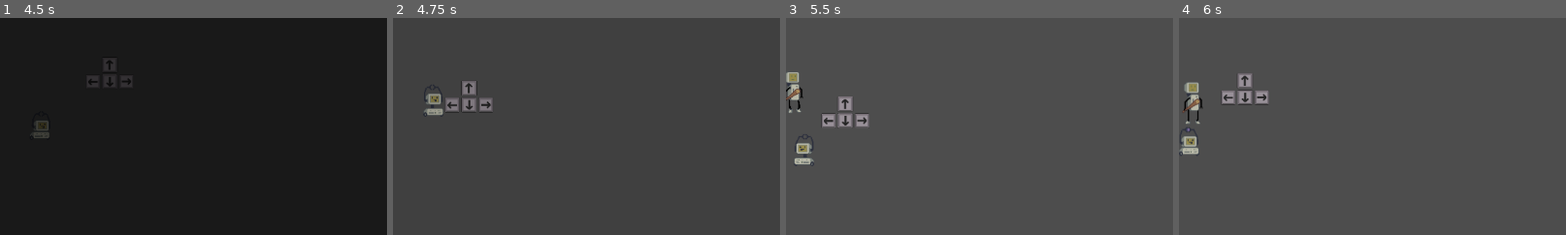
Above: before the commit, frames 1-4 (left to right).
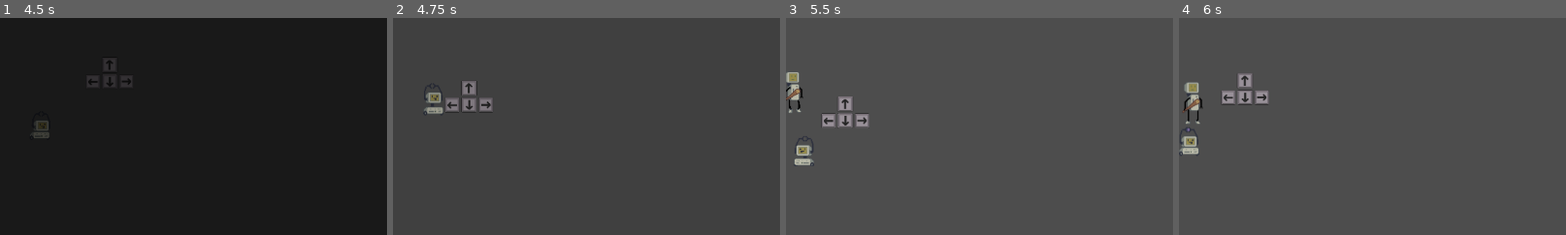
Above: after the commit, the same moments.

Repository: Zadcry/GameJam2026
Game: Godot game, scene res://menus/initial_menu/menuI.tscn
The game is run twice, just before and just after one commit, with the same random seed, the same clock (stepped at 60 frames per second) and the same inputs. The engine's default icon, where the game draws it, is replaced by a stand-in: a white triangle on a blue panel in a dark square.
Inputs (mouse positions are % of the whole screen's width and height, from its top left):
- Up to frame 1 (4.5 s): tap Enter (p2_hit) at 0.5, 2.85 s; hold D (p1_move_right) 0.53-1.25 s; hold E (p1_shoot) 0.53-1.25 s; tap W (p1_move_up) at 0.77, 2.27, 3.77 s; click (50, 56) at 1.25 s; hold D (p1_move_right) 2.03-2.78 s; tap E (p1_shoot) at 2.1, 3.8 s; hold A (p1_move_left) 2.78-3.53 s; hold E (p1_shoot) 2.78-3.53 s; hold D (p1_move_right) from 3.53 s (still down); tap Left (p2_move_left) at 3.6 s; tap Space at 4.25 s; hold Right (p2_move_right) from 4.28 s (still down)
- Up to frame 2 (4.75 s): keep holding D (p1_move_right); keep holding Right (p2_move_right); tap W (p1_move_up) at 4.52 s; tap E (p1_shoot) at 4.55 s
- Up to frame 3 (5.5 s): release D (p1_move_right) at 5.03 s; release Right (p2_move_right) at 5.03 s; hold A (p1_move_left) from 5.03 s (still down); tap Up (p2_move_up) at 5.1 s; tap W (p1_move_up) at 5.27 s; tap E (p1_shoot) at 5.3 s
- Up to frame 4 (6 s): release A (p1_move_left) at 5.78 s; hold D (p1_move_right) from 5.78 s (still down); hold E (p1_shoot) from 5.78 s (still down)
The pictures show only the part of the screen within x 48-98%, y 49-99%; the shares and areas given below are measured in that part.

Frame 1 is identical in both runs. In frame 2, 0.2% of the frame differs, in the area x 8-14%, y 33-46%; in frame 3, 0.3%, in the area x 2-8%, y 53-68%; in frame 4, nothing differs.

Commit message:
Fix(Mitch): Mitch can no longer throw while jumping

Diff:
--- /dev/null
+++ b/scenes/ParallaxBackground.tscn
@@ -0,0 +1,18 @@
+[gd_scene load_steps=2 format=3 uid="uid://d0p6nvdcfklsm"]
+
+[ext_resource type="Script" uid="uid://bh7bxdg85rilr" path="res://scripts/parallax_background.gd" id="1_d04nq"]
+
+[node name="ParallaxBackground" type="ParallaxBackground"]
+script = ExtResource("1_d04nq")
+
+[node name="CapaLejana" type="ParallaxLayer" parent="."]
+
+[node name="Fondo" type="Sprite2D" parent="CapaLejana"]
+
+[node name="CapaMedia" type="ParallaxLayer" parent="."]
+
+[node name="Medio" type="Sprite2D" parent="CapaMedia"]
+
+[node name="CapaFrontal" type="ParallaxLayer" parent="."]
+
+[node name="Frente" type="Sprite2D" parent="CapaFrontal"]
--- a/scenes/Player2.tscn
+++ b/scenes/Player2.tscn
@@ -2537,6 +2537,7 @@
 shape = SubResource("RectangleShape2D_3o6np")
 
 [node name="MeleeArea" type="Area2D" parent="."]
+collision_layer = 2
 
 [node name="HitRight" type="CollisionShape2D" parent="MeleeArea"]
 position = Vector2(23, -12)
--- a/scripts/main.gd
+++ b/scripts/main.gd
@@ -27,8 +27,8 @@
 	var midpoint = (player1.global_position + player2.global_position) / 2.0
 	var half_w = get_viewport().get_visible_rect().size.x / 2.0
 	var half_h = get_viewport().get_visible_rect().size.y / 2.0
-	Global.oxido_mitch = 0
-	Global.vida_crusty = 6
+	#Global.oxido_mitch = 0
+	#Global.vida_crusty = 6
 
 func _on_proyectil_golpeado() -> void:
 	if not tutorial_activo:
--- /dev/null
+++ b/scripts/parallax_background.gd
@@ -0,0 +1,13 @@
+extends ParallaxBackground
+
+@export var tex_lejana: Texture2D
+@export var tex_media: Texture2D
+@export var tex_frontal: Texture2D
+
+func _ready() -> void:
+	if tex_lejana:
+		$CapaLejana/Fondo.texture = tex_lejana
+	if tex_media:
+		$CapaMedia/Medio.texture = tex_media
+	if tex_frontal:
+		$CapaFrontal/Frente.texture = tex_frontal
--- a/scripts/player1.gd
+++ b/scripts/player1.gd
@@ -1,10 +1,13 @@
 extends CharacterBody2D
+
 const GRAVITY = 800.0
 const JUMP_FORCE = -400.0
 const MIN_POWER = 150.0
 const MAX_POWER = 800.0
 const CHARGE_RATE = 500.0
+
 @export var projectile_scene: PackedScene
+
 var SPEED = 200.0
 var can_shoot := true
 var facing := 1.0
@@ -14,6 +17,7 @@
 var estado_actual := ""
 var moving := false
 var disparando := false
+var en_knockback := false
 
 func _physics_process(delta: float) -> void:
 	if $RayArriba.is_colliding():
@@ -21,8 +25,10 @@
 
 	if not is_on_floor():
 		velocity.y += GRAVITY * delta
+
 	moving = false
-	if not locked:
+
+	if not locked and not en_knockback:
 		var direction := 0.0
 		if Input.is_action_pressed("p1_move_right"):
 			direction += 1.0
@@ -47,15 +53,24 @@
 				charging = false
 				charge = 0.0
 				estado_actual = ""
-	else:
+	elif locked:
 		velocity.x = 0.0
-	if Input.is_action_pressed("p1_shoot") and can_shoot:
+
+	if not is_on_floor():
+		if charging:
+			charging = false
+			charge = 0.0
+			estado_actual = ""
+	elif Input.is_action_pressed("p1_shoot") and can_shoot:
 		charging = true
 		charge = min(charge + CHARGE_RATE * delta, MAX_POWER)
-	if Input.is_action_just_released("p1_shoot") and can_shoot and charging:
+
+	if Input.is_action_just_released("p1_shoot") and can_shoot and charging and is_on_floor():
 		_shoot()
 	move_and_slide()
+
 	$animation.flip_h = facing == -1.0
+
 	var nivel = Global.oxido_mitch
 	if charging:
 		var anim_atk := ""
@@ -120,9 +135,20 @@
 		SPEED = 200.0 * 0.7
 
 func recibir_dano(knockback_dir: float) -> void:
+	if en_knockback:
+		return
 	Global.oxido_mitch += randf_range(1.0, 2.0)
 	aplicar_oxido()
+	_flash_dano()
+	en_knockback = true
 	velocity.x = knockback_dir * 300.0
+	await get_tree().create_timer(0.5).timeout
+	en_knockback = false
+
+func _flash_dano() -> void:
+	$animation.modulate = Color(1, 0, 0)
+	await get_tree().create_timer(0.5).timeout
+	$animation.modulate = Color(1, 1, 1)
 
 func lock_movement(forced_facing: float = 0.0) -> void:
 	locked = true
--- a/scripts/player2.gd
+++ b/scripts/player2.gd
@@ -1,15 +1,20 @@
 extends CharacterBody2D
+
 @onready var brazo_izq := $Body/BrazoIzq
 @onready var pierna_izq := $Body/PiernaIzq
+
 signal proyectil_golpeado
+
 const GRAVITY = 800.0
 const JUMP_FORCE = -400.0
+
 var SPEED = 200.0
 var facing := 1.0
 var locked := false
 var estado_actual := ""
 var atacando := false
 var puede_atacar := true
+var en_knockback := false
 
 func _physics_process(delta: float) -> void:
 	$Body/Torso.flip_h = facing == -1.0
@@ -18,17 +23,16 @@
 	$Body/BrazoIzq.flip_h = facing == -1.0
 	$Body/PiernaDer.flip_h = facing == -1.0
 	$Body/PiernaIzq.flip_h = facing == -1.0
+
 	if $RayArriba.is_colliding():
 		velocity.x = 150.0 * facing
-	var p1 = get_tree().get_first_node_in_group("player1")
-	if p1:
-		var dist = global_position.distance_to(p1.global_position)
-		if dist < 40.0:
-			p1.recibir_dano(-p1.facing)
+
 	if not is_on_floor():
 		velocity.y += GRAVITY * delta
+
 	var moving := false
-	if not locked:
+
+	if not locked and not en_knockback:
 		var direction := 0.0
 		if Input.is_action_pressed("p2_move_right"):
 			direction += 1.0
@@ -41,13 +45,25 @@
 		velocity.x = direction * SPEED
 		if Input.is_action_just_pressed("p2_move_up") and is_on_floor() and not $RayArriba.is_colliding():
 			velocity.y = JUMP_FORCE
-	else:
+	elif locked:
 		velocity.x = 0.0
+
 	if Input.is_action_just_pressed("p2_hit") and puede_atacar:
 		_melee_attack()
+
 	$MeleeArea/HitRight.disabled = facing != 1.0
 	$MeleeArea/HitLeft.disabled = facing != -1.0
+
+	if not Global.es_tutorial:
+		var mitch = get_tree().get_first_node_in_group("player1")
+		if mitch:
+			var dist = global_position.distance_to(mitch.global_position)
+			if dist < 40.0 and not mitch.en_knockback:
+				var knockback_dir = sign(mitch.global_position.x - global_position.x)
+				mitch.recibir_dano(knockback_dir)
+
 	move_and_slide()
+
 	if not atacando:
 		var nuevo_estado := ""
 		var en_aire = not is_on_floor()
@@ -133,6 +149,10 @@
 	puede_atacar = false
 	atacando = true
 	estado_actual = ""
+	print("HitRight disabled: ", $MeleeArea/HitRight.disabled)
+	print("HitLeft disabled: ", $MeleeArea/HitLeft.disabled)
+	print("facing: ", facing)
+	print("monitoring antes: ", $MeleeArea.monitoring)
 	var anim := ""
 	if not is_on_floor() and not Global.es_tutorial:
 		anim = "atk_jump"
@@ -148,6 +168,7 @@
 	$Body/PiernaDer.play(anim)
 	$Body/PiernaIzq.play(anim)
 	$MeleeArea.monitoring = true
+	print("monitoring después: ", $MeleeArea.monitoring)
 	await get_tree().create_timer(0.5).timeout
 	$MeleeArea.monitoring = false
 	$Body.position.y += 15.0
@@ -160,13 +181,40 @@
 	pierna_izq.visible = Global.vida_crusty > 2
 
 func _on_melee_hit(area: Area2D) -> void:
+	print("area detectada: ", area.name)
 	if area.name == "HitArea":
-		print("golpeado")
 		emit_signal("proyectil_golpeado")
 		var proj = area.get_parent()
 		var speed = abs(proj.direction.x)
 		proj.hit_redirect(Vector2(-proj.direction.x, -speed * 1.732).normalized() * speed * 1.2)
 	elif area.name == "HurtBox":
-		var dano = randf_range(5.0, 7.0)
-		Global.oxido_mitch += dano
-		get_tree().get_first_node_in_group("player1").aplicar_oxido()
+		if Global.es_tutorial:
+			return
+		var mitch = get_tree().get_first_node_in_group("player1")
+		var knockback_dir = sign(mitch.global_position.x - global_position.x)
+		mitch.recibir_dano(knockback_dir)
+
+func _on_mitch_hurtbox_entered(area: Area2D) -> void:
+	if area.get_parent().name == "Player2":
+		var mitch = get_tree().get_first_node_in_group("player1")
+		var knockback_dir = sign(mitch.global_position.x - global_position.x)
+		mitch.recibir_dano(knockback_dir)
+
+func recibir_dano(knockback_dir: float) -> void:
+	if en_knockback:
+		return
+	Global.vida_crusty -= 1
+	actualizar_cuerpo()
+	_flash_dano()
+	en_knockback = true
+	velocity.x = knockback_dir * 150.0
+	await get_tree().create_timer(0.5).timeout
+	en_knockback = false
+
+func _flash_dano() -> void:
+	var partes = [$Body/Head, $Body/Torso, $Body/BrazoDer, $Body/BrazoIzq, $Body/PiernaDer, $Body/PiernaIzq]
+	for parte in partes:
+		parte.modulate = Color(1, 0, 0)
+	await get_tree().create_timer(0.5).timeout
+	for parte in partes:
+		parte.modulate = Color(1, 1, 1)
--- a/scripts/projectile.gd
+++ b/scripts/projectile.gd
@@ -25,8 +25,8 @@
 
 func _on_body_entered(body: Node2D) -> void:
 	if body.name == "Player2":
-		Global.vida_crusty -= 1
-		body.actualizar_cuerpo()
+		var knockback_dir = sign(direction.x)
+		body.recibir_dano(knockback_dir)
 		queue_free()
 	else:
 		# Chocó con superficie, spawn explosión
Not shown, changed: fonts/DePixelBreit.ttf.import
Not shown, changed: images/initial_menu_images/OptionsM_ns_button.png.import
Not shown, changed: images/initial_menu_images/OptionsM_s_button.png.import
Not shown, changed: images/initial_menu_images/Pantalla Prueba.jpg.import
Not shown, changed: images/initial_menu_images/PlayM_ns_button.png.import
Not shown, changed: images/initial_menu_images/PlayM_s_button.png.import
Not shown, changed: images/initial_menu_images/PressAnyButton_Button.png.import
Not shown, changed: images/initial_menu_images/QuitM_ns_button.png.import
Not shown, changed: images/initial_menu_images/QuitM_s_button.png.import
Not shown, changed: images/options_menu_images/Option Screen.png.import
Not shown, changed: images/options_menu_images/Quit_ns_button.png.import
Not shown, changed: images/options_menu_images/Quit_s_button.png.import
(and 91 more such lines)
